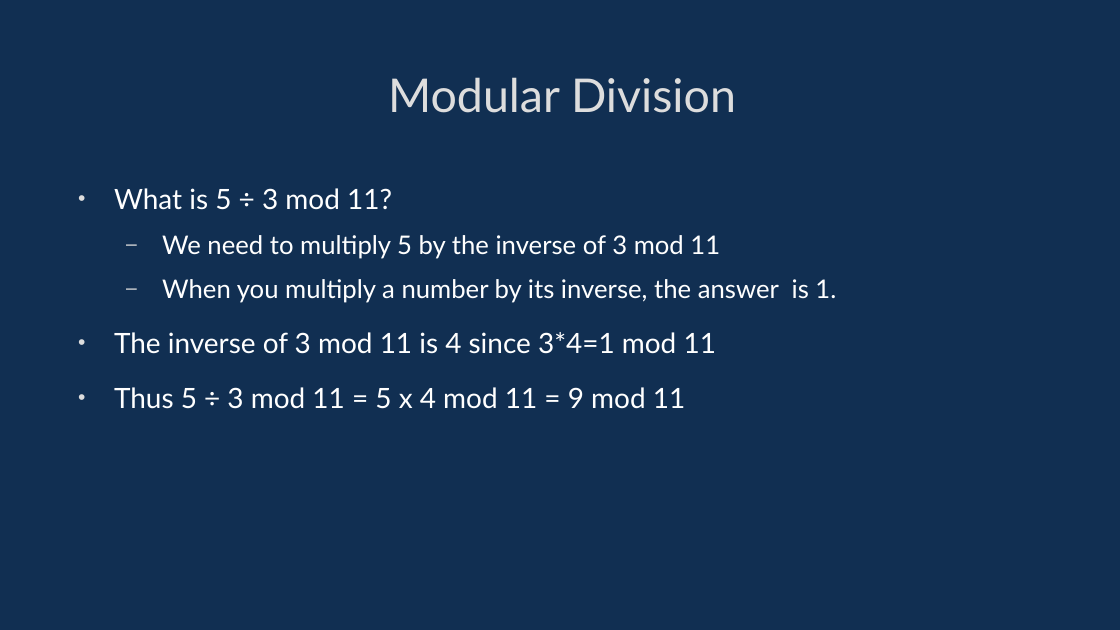
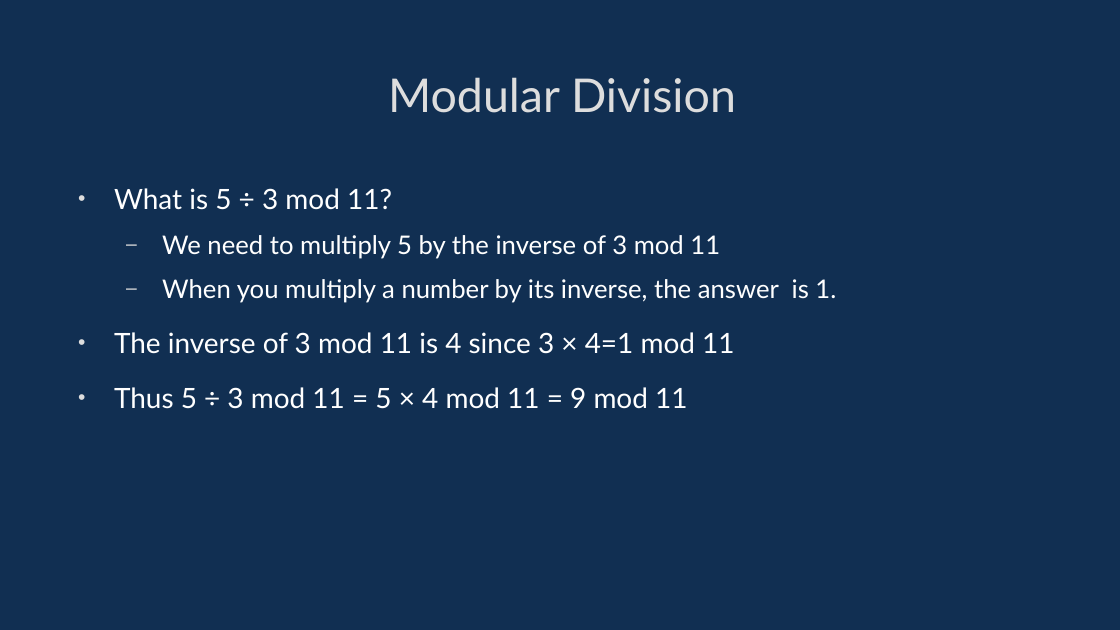
Before and after one commit to davidgundry/maths22-23, a slide deck: slide 59 of slides/maths-2-modular-arithmetic.odp. Drawn at 1120x630 pixels with LibreOffice and Linux fonts; fonts in the diff are those of the drawing. Boxes give left, top, right and bottom in pixels: in the first picture for what was removed or moved away, otherwise in the second. Text is boxed around its words. In the diff, an @@ line names an element or a change of style, - is before the commit and + after.

```diff
--- a/slides/maths-2-modular-arithmetic.odp
+++ b/slides/maths-2-modular-arithmetic.odp
@@ text at (x1=114, y1=332, x2=734, y2=409): text changed @@
-• The inverse of 3 mod 11 is 4 since 3*4=1 mod 11
-• Thus 5 ÷ 3 mod 11 = 5 x 4 mod 11 = 9 mod 11
+• The inverse of 3 mod 11 is 4 since 3 × 4=1 mod 11
+• Thus 5 ÷ 3 mod 11 = 5 × 4 mod 11 = 9 mod 11
```
Also in this commit, not shown: 10 other slides changed, 10 other files.
